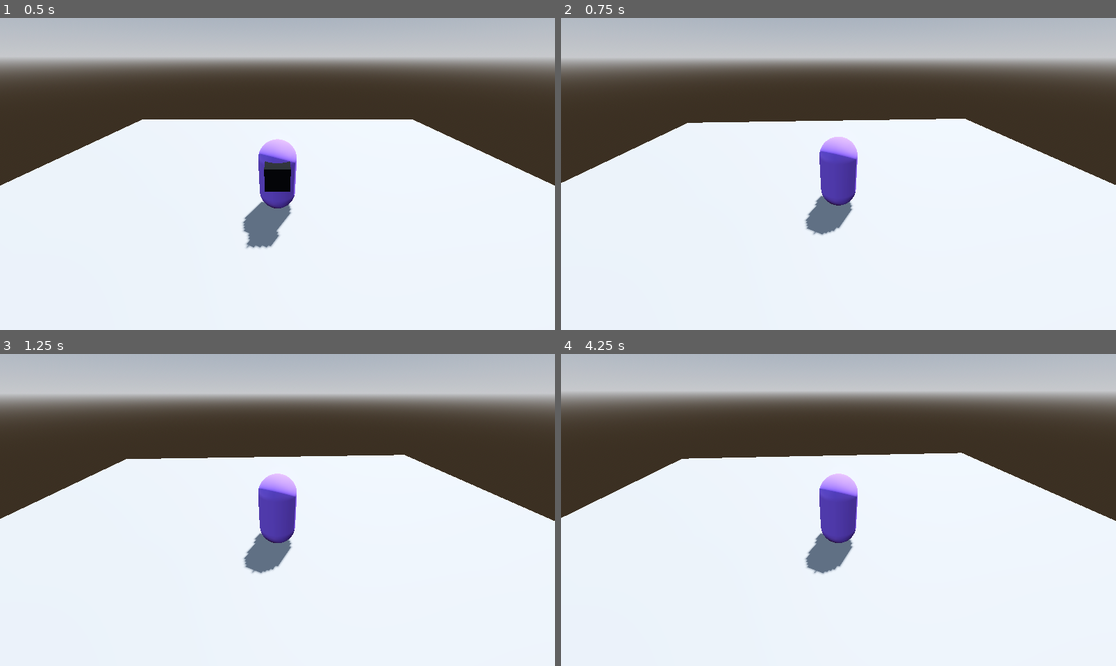
Above: before the commit, frames 1-4 (two rows, left to right).
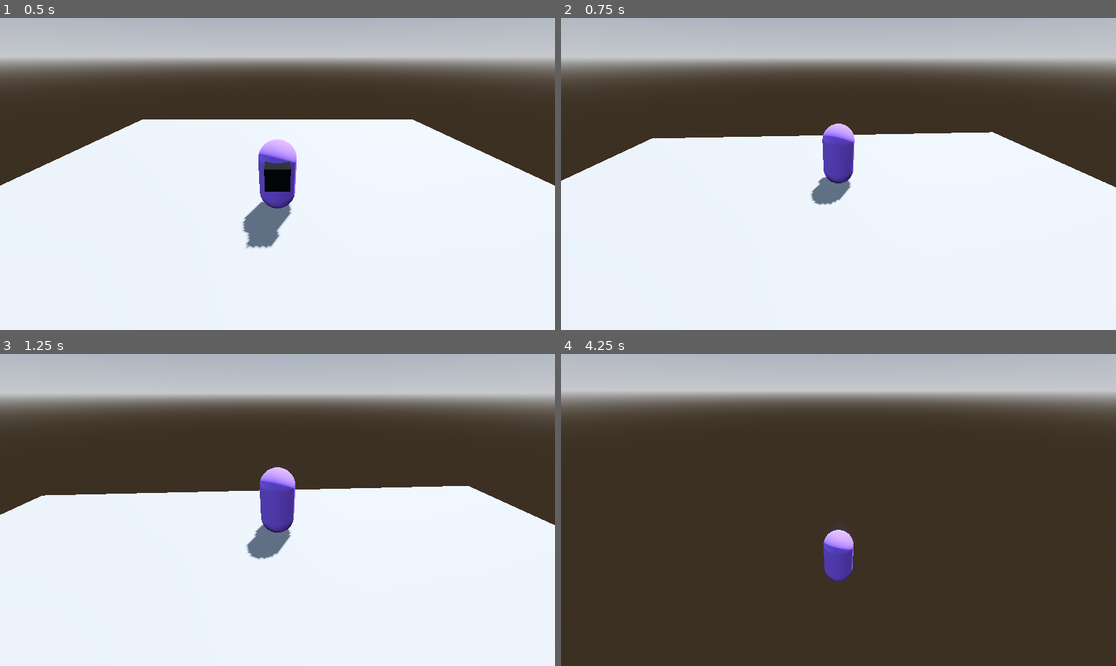
Above: after the commit, the same moments.

Repository: badihaki/samurai-jam
Game: Godot game, scene res://Level/test_room.tscn
Same seed, same stepped clock (60 frames per second), same inputs: the game is played once before the commit and once after it.
Inputs (mouse positions are in pixels of both pictures, inside the frame that each line leads up to):
- Up to frame 1 (0.5 s): no input
- Up to frame 2 (0.75 s): tap Enter (ui_accept) at 0.5 s; move the mouse to (866, 174) at 0.52 s; hold W (move_forward) from 0.53 s (still down); tap Space (dash) at 0.6 s
- Up to frame 3 (1.25 s): keep holding W (move_forward); tap Enter (ui_accept) at 0.77 s
- Up to frame 4 (4.25 s): keep holding W (move_forward); move the mouse to (810, 510) at 1.27 s; tap Space (dash) at 1.35, 2.3, 2.85, 3.6 s; tap Enter (ui_accept) at 1.52, 3.02, 3.77 s; move the mouse to (849, 503) at 2.02 s; hold F 2.03-2.78 s; move the mouse to (832, 516) at 2.77 s; move the mouse to (877, 513) at 3.52 s

Frame 1 is identical in both runs. In frame 2, 4.5% of the frame differs, in the area x 0-100%, y 32-70%; in frame 3, 7.9%; in frame 4, 62%, in the area x 0-100%, y 31-100%.
Error before the commit: Cannot set value into property "time_left" (on base "Timer") because it is read-only. (res://Player/Scripts/player.gd:74)

Commit message:
making hitbox, hurtbox, and health components. Health should be finished.  Hurtbox needs to track health to be able to change it. Hitbox functioanlity needs to be written

Diff:
--- a/Player/Scripts/player.gd
+++ b/Player/Scripts/player.gd
@@ -1,10 +1,12 @@
+class_name Player
+
 extends CharacterBody3D
 
 @export_category("Charater Settings")
 @export var speed = 5.0
 @export var movement_is_enabled:bool = true
 @export var dash_is_enabled:bool = true
-@export var dash_speed = 25.0
+@export var dash_speed = 250.0
 
 # Get the gravity from the project settings to be synced with RigidBody nodes.
 var gravity: float = ProjectSettings.get_setting("physics/3d/default_gravity")
@@ -50,7 +52,6 @@
 
 func CanMove()->void:
 	# Get the input direction and handle the movement/deceleration.
-	# As good practice, you should replace UI actions with custom gameplay actions.
 	var input_dir := Input.get_vector("move_left", "move_right", "move_forward", "move_backwards")
 	var camera_dir := -game_camera.global_transform.basis.z
 	var direction := (transform.basis * Vector3(input_dir.x, 0, input_dir.y)).normalized()
@@ -70,28 +71,60 @@
 	if Input.is_action_just_pressed("dash"):
 		movement_is_enabled = false
 		dash_is_enabled = false
+		Dash()
 		var dashWait = Timer.new()
-		dashWait.time_left = 0.25
-		dashWait.timeout.connect()
+		dashWait.wait_time = 0.25
+		dashWait.one_shot = true
+		dashWait.timeout.connect(func():
+			print("resuming normal controls")
+			movement_is_enabled = true
+			dashWait.queue_free()
+			DashFinish()
+			)
+		dashWait.name = "dash"
+		add_child(dashWait)
+		dashWait.start()
+
+func DashFinish()->void:
+	var dashWait = Timer.new()
+	dashWait.wait_time = 1
+	dashWait.one_shot = true
+	dashWait.timeout.connect(func():
+		print("can dash again")
+		dash_is_enabled = true
+		)
+	dashWait.name = "dash"
+	add_child(dashWait)
+	dashWait.start()
+
+func Dash()->void:
+	var input_dir:Vector2 = Input.get_vector("move_left", "move_right", "move_forward", "move_backwards")
+	var direction := (transform.basis * Vector3(input_dir.x, 0, input_dir.y)).normalized()
+	if direction:
+		print("Dashing in a direction")
+		var move_direction:Vector3 = Vector3.ZERO
+		move_direction.x = direction.x
+		move_direction.z = direction.z
+		move_direction = move_direction.rotated(Vector3.UP, game_camera.rotation.y).normalized()
+		velocity.x = move_direction.x * dash_speed
+		velocity.z = move_direction.z * dash_speed
+	else :
+		print("Dashing backwards")
+		velocity.z = 1 * dash_speed
+	move_and_slide()
 
 func SetCameraRotation(event: InputEvent) -> void:
 	if event is InputEventMouseMotion:
 		var pcam_rotation_degrees: Vector3
-
 		# Assigns the current 3D rotation of the SpringArm3D node - so it starts off where it is in the editor
 		pcam_rotation_degrees = player_cam.get_third_person_rotation_degrees()
-
 		# Change the X rotation
 		pcam_rotation_degrees.x -= event.relative.y * mouse_sensitivity
-
 		# Clamp the rotation in the X axis so it go over or under the target
 		pcam_rotation_degrees.x = clampf(pcam_rotation_degrees.x, min_yaw, max_yaw)
-
 		# Change the Y rotation value
 		pcam_rotation_degrees.y -= event.relative.x * mouse_sensitivity
-
 		# Sets the rotation to fully loop around its target, but witout going below or exceeding 0 and 360 degrees respectively
 		pcam_rotation_degrees.y = wrapf(pcam_rotation_degrees.y, min_pitch, max_pitch)
-
 		# Change the SpringArm3D node's rotation and rotate around its target
 		player_cam.set_third_person_rotation_degrees(pcam_rotation_degrees)
--- a/Player/player.tscn
+++ b/Player/player.tscn
@@ -1,6 +1,8 @@
-[gd_scene load_steps=7 format=3 uid="uid://2utxrfsifspn"]
+[gd_scene load_steps=10 format=3 uid="uid://2utxrfsifspn"]
 
 [ext_resource type="Script" path="res://Player/Scripts/player.gd" id="1_41eiw"]
+[ext_resource type="PackedScene" uid="uid://cwnxodqn55xva" path="res://Systems/Health/health.tscn" id="2_mov1t"]
+[ext_resource type="PackedScene" uid="uid://bqjng2p0r10hq" path="res://Systems/Hurbox/hurtbox.tscn" id="3_1o21t"]
 
 [sub_resource type="CapsuleShape3D" id="CapsuleShape3D_aw8oj"]
 
@@ -13,6 +15,8 @@
 
 [sub_resource type="StandardMaterial3D" id="StandardMaterial3D_eahim"]
 albedo_color = Color(0, 0, 0, 1)
+
+[sub_resource type="SphereShape3D" id="SphereShape3D_3yioq"]
 
 [node name="Player" type="CharacterBody3D"]
 script = ExtResource("1_41eiw")
@@ -28,3 +32,14 @@
 transform = Transform3D(0.598565, 0, 0, 0, 0.598565, 0, 0, 0, 0.598565, 0, 0.317, 0.5)
 mesh = SubResource("BoxMesh_enjmc")
 surface_material_override/0 = SubResource("StandardMaterial3D_eahim")
+
+[node name="Health" parent="." instance=ExtResource("2_mov1t")]
+current_health = 10
+
+[node name="Hurtbox" parent="." instance=ExtResource("3_1o21t")]
+
+[node name="Hitbox" type="Area3D" parent="."]
+transform = Transform3D(1, 0, 0, 0, 1, 0, 0, 0, 1, 0, 0, 1.28348)
+
+[node name="CollisionShape3D" type="CollisionShape3D" parent="Hitbox"]
+shape = SubResource("SphereShape3D_3yioq")
--- /dev/null
+++ b/Systems/Health/health.gd
@@ -0,0 +1,22 @@
+@tool
+class_name Health
+
+extends Node
+
+signal health_changed
+signal entity_died
+
+@export var max_health:int = 10
+@export var current_health:int
+
+# Called when the node enters the scene tree for the first time.
+func _ready() -> void:
+	current_health = max_health
+
+func ChangeHealth(value:int)->void:
+	current_health += value
+	health_changed.emit(current_health)
+	if current_health > max_health:
+		current_health = max_health
+	elif current_health < 0:
+		entity_died.emit()
--- /dev/null
+++ b/Systems/Health/health.tscn
@@ -0,0 +1,6 @@
+[gd_scene load_steps=2 format=3 uid="uid://cwnxodqn55xva"]
+
+[ext_resource type="Script" path="res://Systems/Health/health.gd" id="1_xqmhp"]
+
+[node name="Health" type="Node"]
+script = ExtResource("1_xqmhp")
--- /dev/null
+++ b/Systems/Hitbox/hitbox.gd
@@ -0,0 +1,13 @@
+class_name Hitbox
+extends Area3D
+
+@export var character:Node3D
+
+# Called when the node enters the scene tree for the first time.
+func _ready() -> void:
+	pass # Replace with function body.
+
+
+# Called every frame. 'delta' is the elapsed time since the previous frame.
+func _process(delta: float) -> void:
+	pass
--- /dev/null
+++ b/Systems/Hitbox/hitbox.tscn
@@ -0,0 +1,12 @@
+[gd_scene load_steps=3 format=3 uid="uid://bp6r7yognhkhm"]
+
+[ext_resource type="Script" path="res://Systems/Hitbox/hitbox.gd" id="1_3wn37"]
+
+[sub_resource type="SphereShape3D" id="SphereShape3D_3yioq"]
+
+[node name="Hitbox" type="Area3D"]
+transform = Transform3D(1, 0, 0, 0, 1, 0, 0, 0, 1, 0, 0, 1.28348)
+script = ExtResource("1_3wn37")
+
+[node name="CollisionShape3D" type="CollisionShape3D" parent="."]
+shape = SubResource("SphereShape3D_3yioq")
--- /dev/null
+++ b/Systems/Hurbox/hurtbox.gd
@@ -0,0 +1,20 @@
+@tool
+
+class_name Hurtbox
+
+extends Area3D
+
+func _init() -> void:
+	collision_layer = 0
+	collision_mask = 2
+
+# Called when the node enters the scene tree for the first time.
+func _ready() -> void:
+	connect("area_entered", _OnHitboxEntered)
+
+# Called every frame. 'delta' is the elapsed time since the previous frame.
+func _process(delta: float) -> void:
+	pass
+
+func _OnHitboxEntered()->void:
+	pass
--- /dev/null
+++ b/Systems/Hurbox/hurtbox.tscn
@@ -0,0 +1,11 @@
+[gd_scene load_steps=3 format=3 uid="uid://bqjng2p0r10hq"]
+
+[ext_resource type="Script" path="res://Systems/Hurbox/hurtbox.gd" id="1_tejqr"]
+
+[sub_resource type="CapsuleShape3D" id="CapsuleShape3D_y321e"]
+
+[node name="Hurtbox" type="Area3D"]
+script = ExtResource("1_tejqr")
+
+[node name="CollisionShape3D" type="CollisionShape3D" parent="."]
+shape = SubResource("CapsuleShape3D_y321e")
Not shown, added: Systems/readme-code.md
